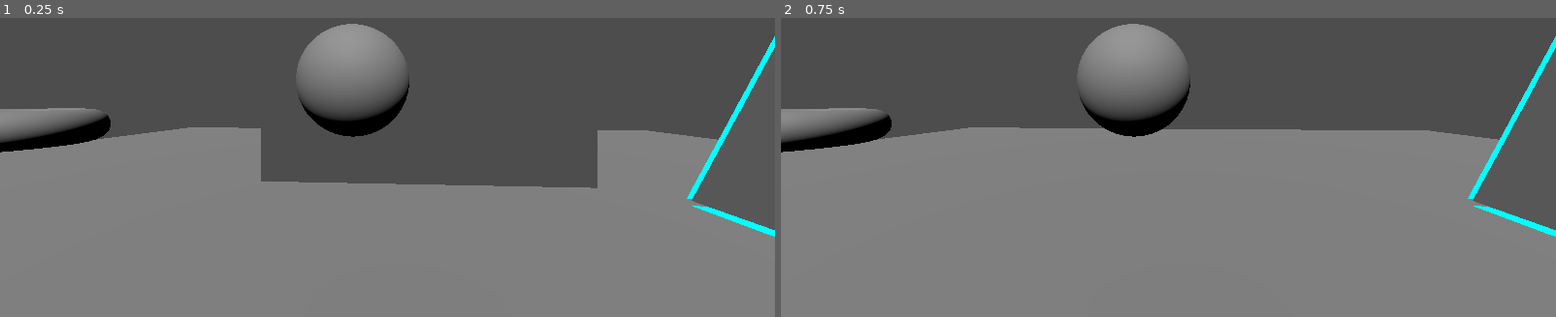
Above: before the commit, frames 1-2 (left to right).
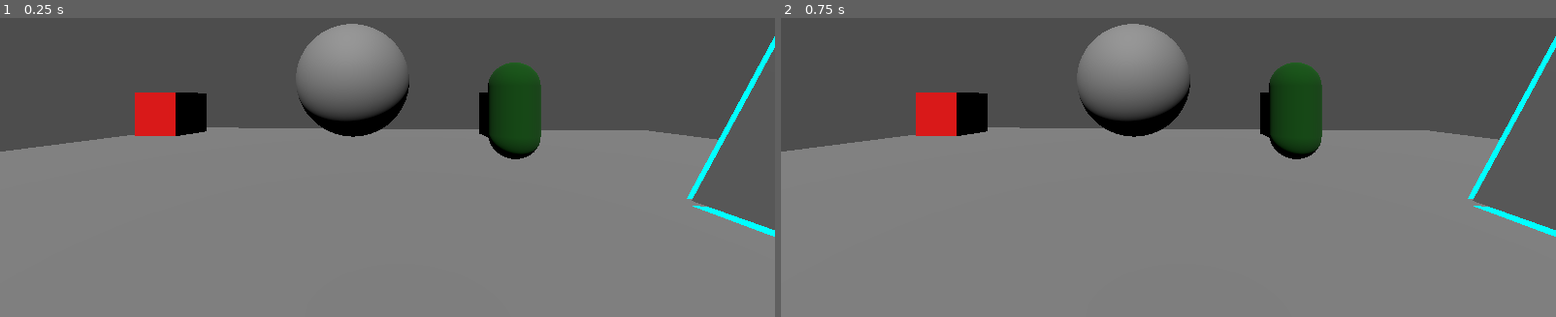
Above: after the commit, the same moments.

Repository: ZuzAser80/pstu_game
Game: Godot game, scene res://scenes/main.tscn
The game is run twice, just before and just after one commit, with the same random seed, the same clock (stepped at 60 frames per second) and the same inputs.
Inputs (mouse positions are in pixels of both pictures, inside the frame that each line leads up to):
- Up to frame 1 (0.25 s): no input
- Up to frame 2 (0.75 s): tap Enter at 0.5 s; move the mouse to (1339, 77) at 0.52 s; hold D (move_right) from 0.53 s (still down); click (1339, 77) at 0.67 s

The runs differ from the first frame. In frame 1, 12% of the frame differs, in the area x 0-78%, y 14-57%; in frame 2, 4.8%.

Commit message:
didn't stage changes last commit :skull:

Diff:
--- /dev/null
+++ b/materials/green.tres
@@ -0,0 +1,4 @@
+[gd_resource type="StandardMaterial3D" format=3 uid="uid://u6yxwukpiebw"]
+
+[resource]
+albedo_color = Color(1.92523e-06, 0.513002, 0, 1)
--- a/materials/new_standard_material_3d.tres
+++ b/materials/new_standard_material_3d.tres
@@ -1,8 +1,5 @@
 [gd_resource type="StandardMaterial3D" format=3 uid="uid://dct1v2aiicele"]
 
 [resource]
-blend_mode = 4
-cull_mode = 1
-shading_mode = 0
-grow = true
+albedo_color = Color(1.1852197e-06, 0.31662995, 4.813075e-08, 1)
 grow_amount = 0.03
--- /dev/null
+++ b/materials/red.tres
@@ -0,0 +1,4 @@
+[gd_resource type="StandardMaterial3D" format=3 uid="uid://dixh2yisiw34v"]
+
+[resource]
+albedo_color = Color(1, 0.011764706, 0, 1)
--- a/scenes/main.tscn
+++ b/scenes/main.tscn
@@ -3,7 +3,21 @@
 [ext_resource type="Material" uid="uid://byr736ycqbs81" path="res://materials/simple_outline.tres" id="1_jyhfs"]
 [ext_resource type="Script" uid="uid://db82qfoqrxidm" path="res://scripts/highlight_manager.gd" id="1_tefeu"]
 [ext_resource type="Script" uid="uid://b2kfpk05e4ucs" path="res://scripts/office/office_cam.gd" id="2_0wfyh"]
+[ext_resource type="Script" uid="uid://bh7q6bb12tdsl" path="res://scripts/breakable.gd" id="3_a8y0u"]
 [ext_resource type="Script" uid="uid://deiw3155qusc4" path="res://scripts/office/camera_system.gd" id="3_sugp2"]
+[ext_resource type="Script" uid="uid://0f752tg6ys4m" path="res://scripts/entity/ai_state_machine.gd" id="5_tefeu"]
+[ext_resource type="Script" uid="uid://cq8lujpb4pnwc" path="res://scripts/entity/states/idle_state.gd" id="6_tefeu"]
+[ext_resource type="Script" uid="uid://c58oxvpe0vxcf" path="res://scripts/entity/states/advance_state.gd" id="7_o6xl0"]
+[ext_resource type="Script" uid="uid://c5fektthy474" path="res://scripts/entity/ai_base.gd" id="8_tipki"]
+[ext_resource type="Script" uid="uid://x4dwkb8dobyg" path="res://scripts/entity/room.gd" id="9_85g3d"]
+[ext_resource type="Material" uid="uid://dixh2yisiw34v" path="res://materials/red.tres" id="10_choun"]
+[ext_resource type="Material" uid="uid://u6yxwukpiebw" path="res://materials/green.tres" id="11_ya4ey"]
+[ext_resource type="Material" uid="uid://dct1v2aiicele" path="res://materials/new_standard_material_3d.tres" id="12_eb6dy"]
+[ext_resource type="Script" uid="uid://byfxivg2ygl03" path="res://scripts/entity/states/attack_state.gd" id="12_trceg"]
+
+[sub_resource type="NavigationMesh" id="NavigationMesh_ya4ey"]
+vertices = PackedVector3Array(-9.628397, 0.48569483, -10.900717, -9.628397, 0.48569483, 10.849283, 9.621603, 0.48569483, 10.849283, 9.621603, 0.48569483, -10.900717)
+polygons = [PackedInt32Array(3, 2, 0), PackedInt32Array(0, 2, 1)]
 
 [sub_resource type="BoxMesh" id="BoxMesh_7dm0k"]
 
@@ -59,7 +73,11 @@
 
 [sub_resource type="SphereMesh" id="SphereMesh_tbgi4"]
 
-[sub_resource type="TorusMesh" id="TorusMesh_jyhfs"]
+[sub_resource type="BoxMesh" id="BoxMesh_choun"]
+
+[sub_resource type="CapsuleShape3D" id="CapsuleShape3D_ya4ey"]
+
+[sub_resource type="CapsuleMesh" id="CapsuleMesh_ya4ey"]
 
 [node name="Node3D" type="Node3D" unique_id=553121940]
 script = ExtResource("1_tefeu")
@@ -67,8 +85,12 @@
 NodePath("Area3D"): NodePath("Area3D/CSGMesh3D2")
 })
 
-[node name="CSGMesh3D" type="CSGMesh3D" parent="." unique_id=1683152974]
-transform = Transform3D(20.260878, 0, 0, 0, 0.03641641, 0, 0, 0, 22.797735, 0.0020415783, 0.0039030313, -0.0018479824)
+[node name="NavigationRegion3D" type="NavigationRegion3D" parent="." unique_id=1360022572]
+transform = Transform3D(1, 0, 0, 0, 1, 0, 0, 0, 0.99999994, 0, 0, -1.1641532e-10)
+navigation_mesh = SubResource("NavigationMesh_ya4ey")
+
+[node name="CSGMesh3D" type="CSGMesh3D" parent="NavigationRegion3D" unique_id=1683152974]
+transform = Transform3D(20.260878, 0, 0, 0, 0.03641641, 0, 0, 0, 22.797737, 0.0020415783, 0.0039030313, -0.0018479825)
 use_collision = true
 mesh = SubResource("BoxMesh_7dm0k")
 
@@ -87,14 +109,19 @@
 texture = SubResource("ViewportTexture_0wfyh")
 
 [node name="SubViewport2" type="SubViewport" parent="." unique_id=522621952]
+script = ExtResource("3_a8y0u")
 metadata/visual = true
+metadata/audio = false
 
 [node name="Camera3D" type="Camera3D" parent="SubViewport2" unique_id=805793273]
-transform = Transform3D(0.90434045, -0.42223722, 0.062323123, 0.28240156, 0.7014338, 0.6544004, -0.3200278, -0.5742006, 0.7535753, 1.4734764, 3.035638, 4.0289392)
+transform = Transform3D(0.90434045, -0.4222372, 0.062323157, 0.2824016, 0.7014339, 0.65440065, -0.32002786, -0.57420075, 0.7535753, 1.4734764, 3.035638, 4.0289392)
 current = true
 fov = 108.7
 
 [node name="SubViewport" type="SubViewport" parent="." unique_id=2145805378]
+script = ExtResource("3_a8y0u")
+metadata/visual = true
+metadata/audio = false
 
 [node name="Camera3D" type="Camera3D" parent="SubViewport" unique_id=855703974]
 transform = Transform3D(-0.003245503, -0.6814647, 0.7318438, 0.2824016, 0.70143384, 0.65440047, -0.9592908, 0.20879771, 0.19017021, 7.188979, 3.035638, -2.9022303)
@@ -109,7 +136,7 @@
 target_position = Vector3(0, 0, -10)
 
 [node name="Sprite3D" type="Sprite3D" parent="." unique_id=1475930270]
-transform = Transform3D(1, 0, 0, 0, 1, 0, 0, 0, 1, 0.24792838, 2.0287864, -3.131019)
+transform = Transform3D(1, 0, 0, 0, 1, 0, 0, 0, 1, 0.24792838, 2.0287864, -13.379904)
 texture = SubResource("ViewportTexture_sugp2")
 
 [node name="DirectionalLight3D" type="DirectionalLight3D" parent="." unique_id=2140260495 node_paths=PackedStringArray("cameras", "display", "close_up")]
@@ -148,12 +175,71 @@
 shape = SubResource("BoxShape3D_sugp2")
 debug_color = Color(0.9529412, 0.21960784, 0, 1)
 
-[node name="CSGMesh3D3" type="CSGMesh3D" parent="." unique_id=60930316]
-transform = Transform3D(1, 0, 0, 0, 1, 0, 0, 0, 1, -5.553595, 0.9304764, -2.392454)
-mesh = SubResource("TorusMesh_jyhfs")
-
-[node name="NavigationAgent3D" type="NavigationAgent3D" parent="CSGMesh3D3" unique_id=90240748]
-
+[node name="Room" type="Node" parent="." unique_id=1147975621 node_paths=PackedStringArray("spots", "neighbors")]
+script = ExtResource("9_85g3d")
+spots = [NodePath("MeshInstance3D")]
+neighbors = [NodePath("../Room2")]
+distance_to_office = 1
+metadata/_custom_type_script = "uid://x4dwkb8dobyg"
+
+[node name="MeshInstance3D" type="MeshInstance3D" parent="Room" unique_id=18762810]
+transform = Transform3D(1, 0, 0, 0, 1, 0, 0, 0, 1, -5.7135277, 0.9947376, -5.348722)
+material_override = ExtResource("10_choun")
+mesh = SubResource("BoxMesh_choun")
+
+[node name="Room2" type="Node" parent="." unique_id=1628226692 node_paths=PackedStringArray("spots", "neighbors", "targets")]
+script = ExtResource("9_85g3d")
+spots = [NodePath("MeshInstance3D")]
+neighbors = [NodePath("../Room")]
+targets = [NodePath("../SubViewport")]
+metadata/_custom_type_script = "uid://x4dwkb8dobyg"
+
+[node name="MeshInstance3D" type="MeshInstance3D" parent="Room2" unique_id=370640958]
+transform = Transform3D(1, 0, 0, 0, 1, 0, 0, 0, 1, 2.2811708, 0.9947376, -5.348722)
+material_override = ExtResource("11_ya4ey")
+mesh = SubResource("BoxMesh_choun")
+
+[node name="AI_Base" type="CharacterBody3D" parent="." unique_id=600286131 node_paths=PackedStringArray("current_room")]
+transform = Transform3D(1, 0, 0, 0, 1, 0, 0, 0, 1, 2.2150507, 1.0995555, -4.8030257)
+script = ExtResource("8_tipki")
+hostility_level = 20
+aggravation = 20
+movement_speed = 1.0
+current_room = NodePath("../Room2")
+metadata/_custom_type_script = "uid://c5fektthy474"
+
+[node name="CollisionShape3D" type="CollisionShape3D" parent="AI_Base" unique_id=426676235]
+shape = SubResource("CapsuleShape3D_ya4ey")
+
+[node name="IdleTimer" type="Timer" parent="AI_Base" unique_id=2010737195]
+wait_time = 2.0
+
+[node name="NavigationAgent3D" type="NavigationAgent3D" parent="AI_Base" unique_id=90240748]
+
+[node name="StateMachine" type="Node" parent="AI_Base/NavigationAgent3D" unique_id=2141207203 node_paths=PackedStringArray("initial_state", "ai_base")]
+script = ExtResource("5_tefeu")
+initial_state = NodePath("IdleState")
+ai_base = NodePath("../..")
+metadata/_custom_type_script = "uid://0f752tg6ys4m"
+
+[node name="IdleState" type="Node" parent="AI_Base/NavigationAgent3D/StateMachine" unique_id=712540720]
+script = ExtResource("6_tefeu")
+metadata/_custom_type_script = "uid://cq8lujpb4pnwc"
+
+[node name="AdvanceState" type="Node" parent="AI_Base/NavigationAgent3D/StateMachine" unique_id=1506115542]
+script = ExtResource("7_o6xl0")
+metadata/_custom_type_script = "uid://c58oxvpe0vxcf"
+
+[node name="AttackState" type="Node" parent="AI_Base/NavigationAgent3D/StateMachine" unique_id=351598121]
+script = ExtResource("12_trceg")
+metadata/_custom_type_script = "uid://byfxivg2ygl03"
+
+[node name="MeshInstance3D" type="MeshInstance3D" parent="AI_Base" unique_id=283592367]
+mesh = SubResource("CapsuleMesh_ya4ey")
+surface_material_override/0 = ExtResource("12_eb6dy")
+
+[connection signal="on_broken" from="SubViewport2" to="DirectionalLight3D" method="_refresh"]
+[connection signal="on_broken" from="SubViewport" to="DirectionalLight3D" method="_refresh"]
 [connection signal="clicked_closeup" from="PlayerCam" to="DirectionalLight3D" method="_on_player_cam_clicked_closeup"]
 [connection signal="on_hover_end" from="PlayerCam" to="." method="_turn_off"]
 [connection signal="on_hover_start" from="PlayerCam" to="." method="_turn_on"]
--- a/scripts/breakable.gd
+++ b/scripts/breakable.gd
@@ -3,6 +3,8 @@
 enum BreakableType { Camera, Radio };
 
 @export var type : BreakableType;
+
+signal on_broken
 
 func _break() -> void:
 	match type:
@@ -13,3 +15,4 @@
 				set_meta("audio", false);
 		BreakableType.Radio:
 			set_meta("radius", get_meta("radius") * 0.8);
+	on_broken.emit()
--- a/scripts/entity/ai_base.gd
+++ b/scripts/entity/ai_base.gd
@@ -1,4 +1,4 @@
-extends Node
+extends CharacterBody3D
 
 class_name AI_Base
 
@@ -10,8 +10,8 @@
 @export var detection_radius : float;
 @export var anim : AnimationPlayer;
 
-@onready var idle_timer : Timer = get_node("IdleTimer");
-@onready var nav_agent : NavigationAgent3D = get_node("NavigationAgent3D");
+@onready var idle_timer : Timer = $IdleTimer;
+@onready var nav_agent : NavigationAgent3D = $NavigationAgent3D;
 
 var target_room : Room;
 var physics_delta : float;
@@ -19,29 +19,28 @@
 
 signal on_reached_target;
 
-func _ready() -> void:
-	#state_machine.ai_base
-	pass # Replace with function body.
-	#state_machine._transition_to_state();
-
 func _move_to_target_room() -> void:
+	if target_room == null: return
 	print("Moving from:", current_room.name, "to:", target_room.name)
 	nav_agent.target_position = target_room.spots.pick_random().global_position;
 	nav_agent.target_reached.connect(_on_move_completion);
 
 func _on_move_completion() -> void:
 	should_move = false;
+	current_room = target_room;
+	nav_agent.target_reached.disconnect(_on_move_completion)
 	on_reached_target.emit();
 
 func _physics_process(delta: float) -> void:
 	if not should_move: return
+	move_and_slide()
 	physics_delta = delta;
 	var next_path_position: Vector3 = nav_agent.get_next_path_position()
-	var new_velocity: Vector3 = nav_agent.global_position.direction_to(next_path_position) * movement_speed * (0.2 * hostility_level);
+	var new_velocity: Vector3 = global_position.direction_to(next_path_position) * movement_speed * (0.2 * hostility_level);
 	if nav_agent.avoidance_enabled:
 		nav_agent.set_velocity(new_velocity)
 	else:
 		_on_velocity_computed(new_velocity)
 
 func _on_velocity_computed(safe_velocity: Vector3) -> void:
-	nav_agent.global_position = nav_agent.global_position.move_toward(nav_agent.global_position + safe_velocity, physics_delta * movement_speed)
+	global_position = global_position.move_toward(global_position + safe_velocity, physics_delta * movement_speed)
--- a/scripts/entity/ai_state.gd
+++ b/scripts/entity/ai_state.gd
@@ -1,6 +1,12 @@
 extends Node
 
 class_name State;
+
+const IDLE = "IdleState"
+const ATTACK = "AttackState"
+const ADVANCE = "AdvanceState"
+const CHASE = "ChaseState"
+const RETREAT = "RetreatState"
 
 var ai_base : AI_Base;
 
--- a/scripts/entity/ai_state_machine.gd
+++ b/scripts/entity/ai_state_machine.gd
@@ -1,9 +1,9 @@
 class_name StateMachine extends Node
 
 @export var initial_state : State = null;
-@export var states : Array[State];
+#@export var states : Array[State];
 
-@onready var current_state : State;
+@onready var current_state : State = get_node("IdleState");
 @export var ai_base : AI_Base;
 
 var last_state;
--- a/scripts/entity/states/advance_state.gd
+++ b/scripts/entity/states/advance_state.gd
@@ -1,10 +1,11 @@
-extends State
+class_name AdvanceState extends State
 
 func enter(_char_reference : AI_Base):
 	super.enter(_char_reference)
 	print("advance entered")
 	_select_room();
 	ai_base.should_move = true;
+	ai_base._move_to_target_room()
 	ai_base.on_reached_target.connect(_stop)
 	# bububub huyeta
 
@@ -13,7 +14,8 @@
 	ai_base.target_room = ai_base.current_room._get_neighbors_to_advance().pick_random();
 
 func _stop() -> void:
-	transitioned.emit("IdleState");
+	transitioned.emit(IDLE);
 
 func exit():
 	print("advance exited")
+	ai_base.on_reached_target.disconnect(_stop)
--- a/scripts/entity/states/attack_state.gd
+++ b/scripts/entity/states/attack_state.gd
@@ -1,4 +1,4 @@
-extends State
+class_name AttackState extends State
 
 func enter(_char_reference : AI_Base):
 	super.enter(_char_reference)
@@ -9,9 +9,10 @@
 func _select_attack_target() -> void:
 	print("selecting target...")
 	var target = ai_base.current_room.targets.pick_random()
+	if target == null: return
 	print("selected:", target.name)
 	target._break()
 	if randi_range(0, 2) == 1:
-		transitioned.emit("IdleState")
+		transitioned.emit(IDLE)
 	else:
-		transitioned.emit("AdvanceState")
+		transitioned.emit(ADVANCE)
--- a/scripts/entity/states/idle_state.gd
+++ b/scripts/entity/states/idle_state.gd
@@ -1,4 +1,4 @@
-extends State
+class_name IdleState extends State
 
 # Called when the node enters the scene tree for the first time.
 func enter(_char_reference : AI_Base):
@@ -9,15 +9,19 @@
 	#ai_base.anim.play();
 
 func try_move() -> void:
-	if (randi_range(0, 100) * ai_base.hostility_level >= ai_base.hostility_level * 10):
+	if randi_range(0, 5) == 1:
+		print("aggravated, breaking")
+		transitioned.emit(ATTACK);
+		return
+	if (randi_range(0, 100) <= ai_base.hostility_level * 5):
 		print("random check success, moving.")
-		transitioned.emit("AdvanceState");
-	# TODO: add camera breaking and retreat???
+		transitioned.emit(ADVANCE);
+		return
+	# TODO: add retreat???
 	# TODO: make proper formulas, tired of magic numbers already ngl
-	if ai_base.aggravation * ai_base.hostility_level >= 50:
-		print("aggravated, breaking")
-		transitioned.emit("AttackState");
+
 
 func exit():
+	ai_base.idle_timer.stop();
+	ai_base.idle_timer.timeout.disconnect(try_move);
 	print("idle exited")
-	ai_base.idle_timer.stop();
